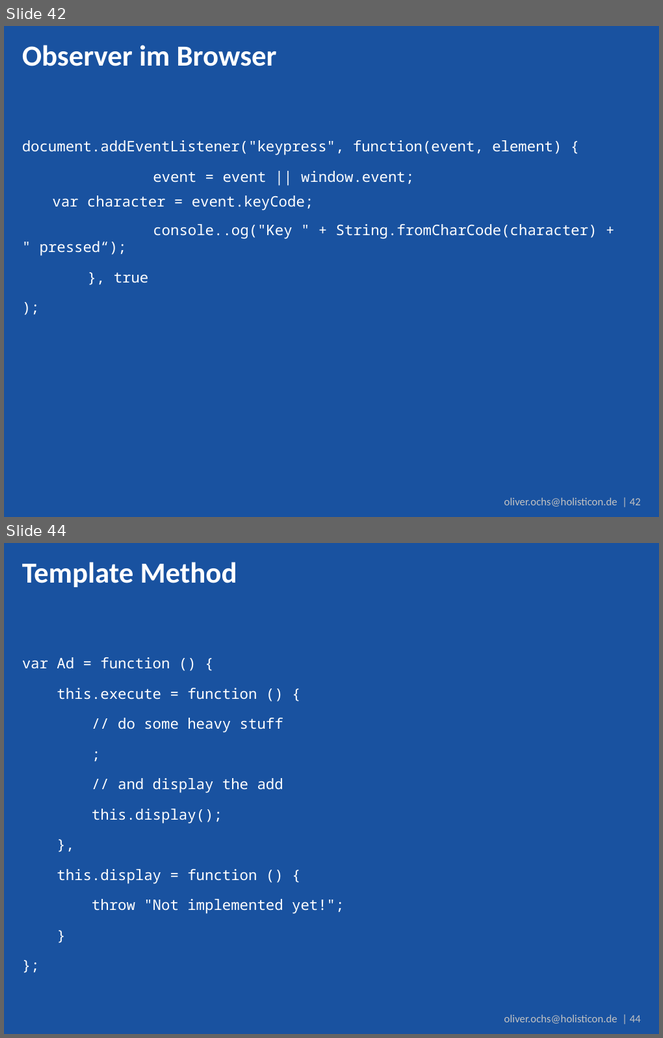
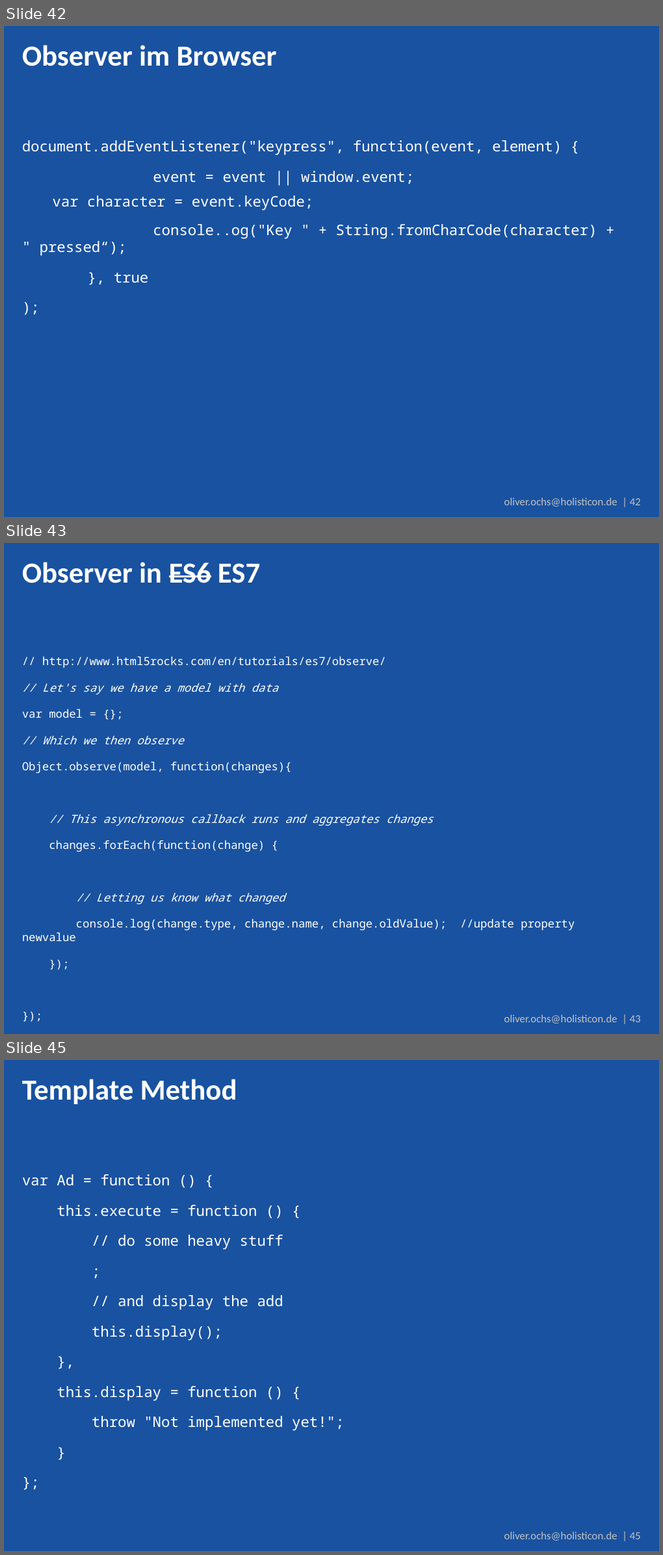
Before and after one commit to simonox/js-workshop, a slide deck: Tag 2.pptx. Shown one above the other, each under a label of ours: slides 42 and 44 before the commit, slides 42, 43 and 45 after it; the slides between them are not shown. The pictures are 663x1038 and 663x1555 pixels, drawn with LibreOffice and Linux fonts; fonts in the diff are those of the drawing; background and template pictures are left out. Boxes give left, top, right and bottom in pixels: in the first picture for what was removed or moved away, otherwise in the second. Text is boxed around its words. In the diff, an @@ line names an element or a change of style, - is before the commit and + after.

```diff
--- a/Tag 2.pptx
+++ b/Tag 2.pptx
@@ slide 43 added at bbox=[4, 543, 659, 1034], background #1952A0; not listed: 1 template element that a slide beside it also shows @@
@@ title added at bbox=[22, 562, 260, 583], 32 pt, text #FFFFFF, bold @@
+Observer in ES6 ES7
@@ text added at bbox=[22, 656, 575, 931], 12.4 pt, text #FFFFFF @@
+// http://www.html5rocks.com/en/tutorials/es7/observe/
+// Let's say we have a model with data
+var model = {};
+// Which we then observe
+Object.observe(model, function(changes){
+// This asynchronous callback runs and aggregates changes
+changes.forEach(function(change) {
+// Letting us know what changed
+console.log(change.type, change.name, change.oldValue); //update property newvalue
+});
+});
@@ what was slide 44 is now slide 45 @@
@@ text at bbox=[504, 1532, 641, 1541]: text changed @@
-oliver.ochs@holisticon.de | 44
+oliver.ochs@holisticon.de | 45
```
Also in this commit, not shown: 6 slides changed, 14 other files.
